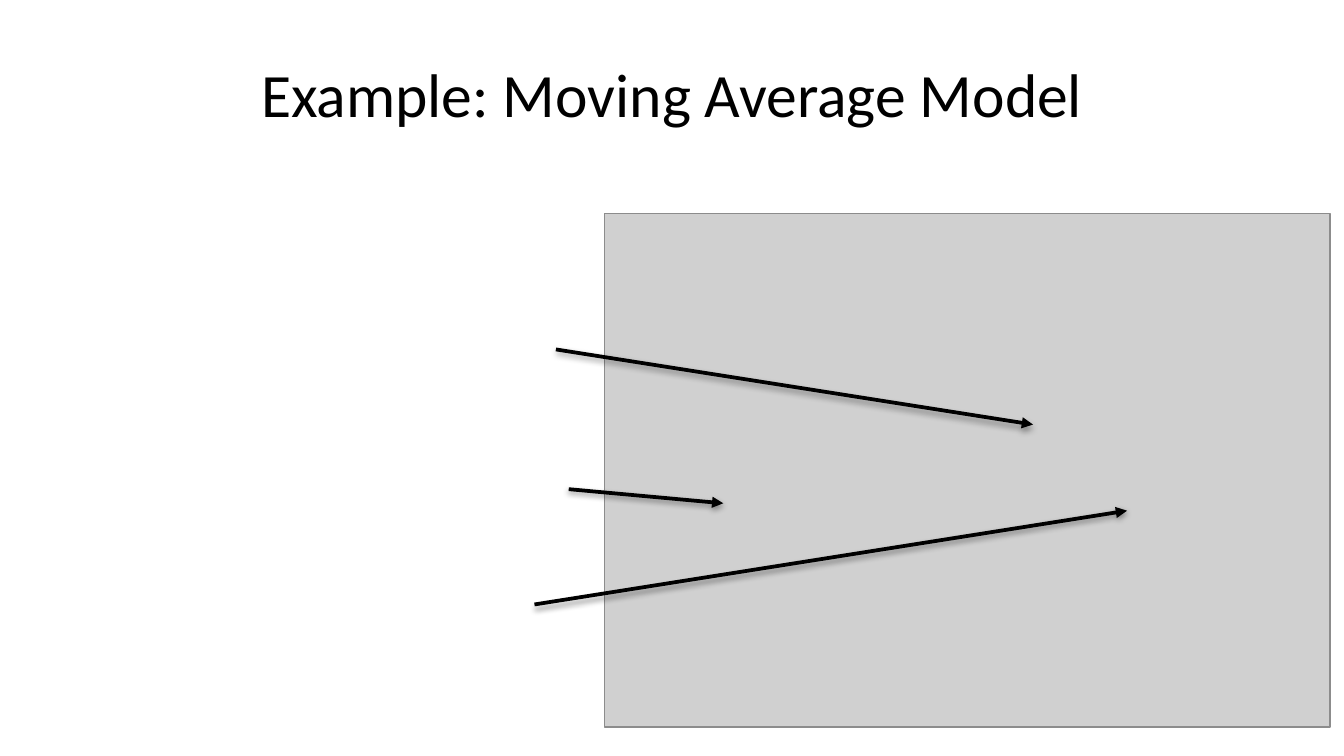
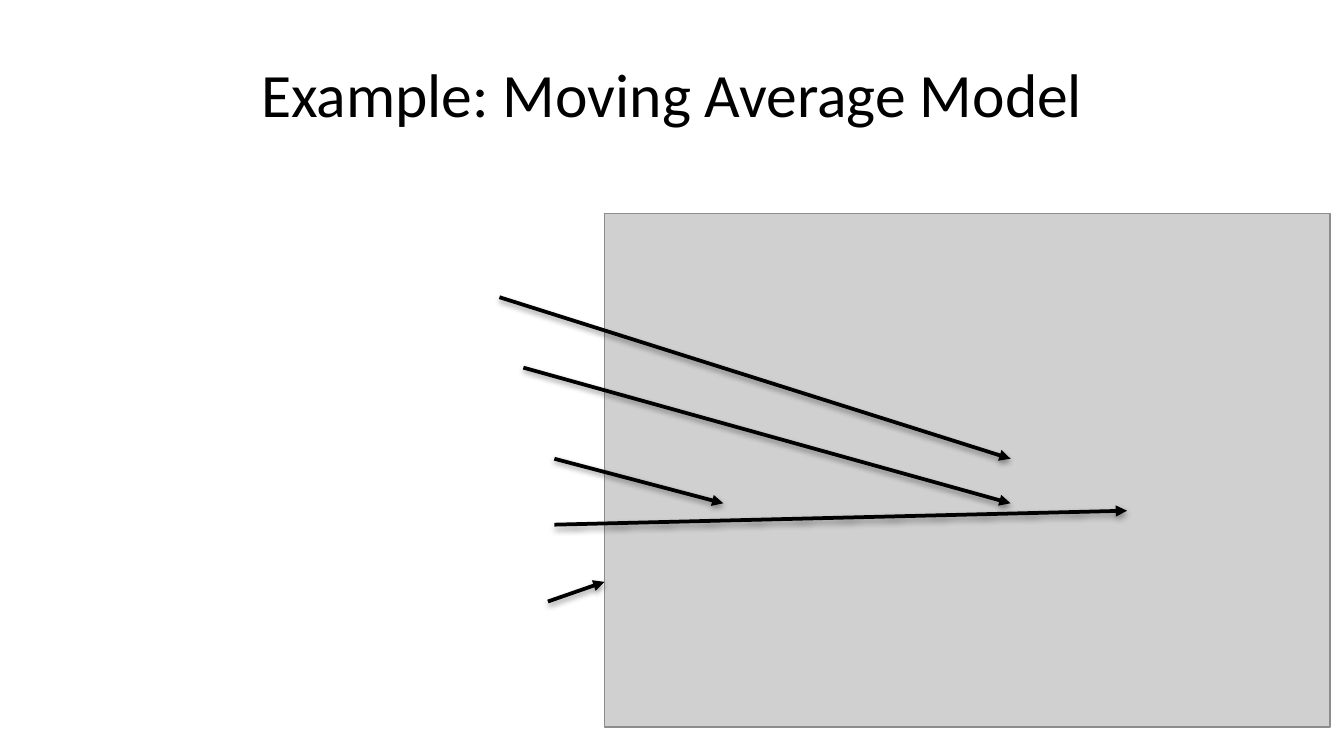
Before and after one commit to StephenElston/CSCI-E-83, a slide deck: slide 25 of LectureSlides/12_IntroductionToTimeSeriesForecasting.pptx. Drawn at 1344x756 pixels with LibreOffice and Linux fonts; fonts in the diff are those of the drawing; grey boxes stand for pictures. Boxes give left, top, right and bottom in pixels: in the first picture for what was removed or moved away, otherwise in the second. Text is boxed around its words. In the diff, an @@ line names an element or a change of style, - is before the commit and + after.

```diff
--- a/LectureSlides/12_IntroductionToTimeSeriesForecasting.pptx
+++ b/LectureSlides/12_IntroductionToTimeSeriesForecasting.pptx
@@ arrow added from (500, 297) to (1011, 458), #000000 2 pt @@
@@ arrow moved from (556, 349) - (1034, 425) to (523, 368) - (1011, 503) @@
@@ arrow moved from (569, 489) - (723, 503) to (554, 458) - (723, 503) @@
@@ arrow moved from (535, 605) - (1128, 511) to (554, 524) - (1128, 511) @@
@@ arrow added from (548, 602) to (605, 582), #000000 2 pt @@
```
Also in this commit, not shown: 12 other slides changed, 1 slide removed.
